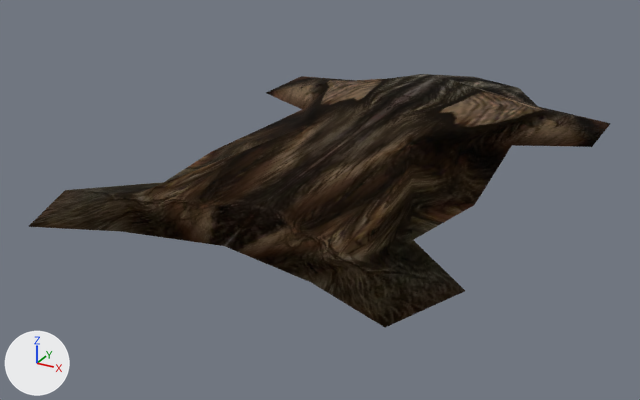
A saved change to the glTF model assets/models/ITAT_TROLLFUR.glb.
One viewpoint serves both versions: a 50 mm camera at (1.0, -2.112, 0.813) aimed at (-0.087, -0.134, -0.176). Every picture has the same lights, and +X, +Y and +Z are marked at lower left.
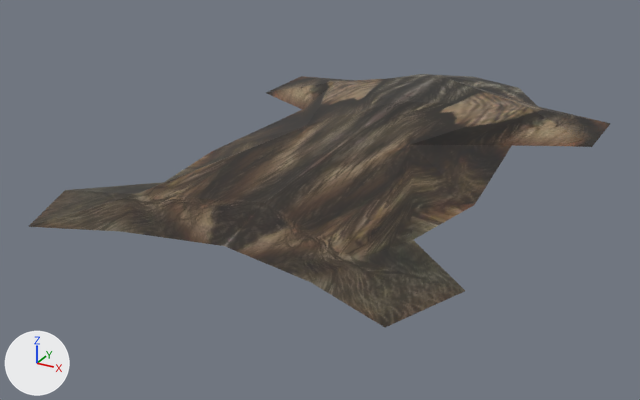
Location of each change, (x1, y1, x2, y2) in pixels of the pictures (640 x 400 px):
```json
{"object": "Mesh", "change": "surface changed, shading changed", "before": [28, 74, 611, 327], "after": [28, 74, 611, 327]}
{"part": 1, "of": "me_mesh", "change": "shading changed", "before": [140, 134, 285, 193], "after": [140, 134, 285, 193]}
{"part": 2, "of": "me_mesh", "change": "shading changed", "before": [531, 107, 607, 123], "after": [531, 107, 607, 123]}
```

Edits to the scene script, one JSON object a line:
```json
{"op": "add", "block": "img_tro_body_v0_1", "code": ["img_tro_body_v0_1 = load_image('Tro_Body_V0', '_unpacked/Tro_Body_V0', 512, 512, 'sRGB')"]}
{"op": "set", "path": "mat_tro_body_v0.metallic", "old": "1.0", "new": "0.0"}
{"op": "set", "path": "mat_tro_body_v0.roughness", "old": "1.0", "new": "0.5"}
{"op": "set", "path": "mat_tro_body_v0.texture", "old": "img_tro_body_v0", "new": "img_tro_body_v0_1"}
{"block": "me_mesh", "where": "me_mesh.from_pydata(...)  # 31 vertices, 58 faces; spans x -0.54..0.54, y -0.85..0.85, z -0.06..0.05"}
{"block": "me_mesh", "where": "# used by ob_mesh; location = (0.0, 0.0, 0.0)"}
{"block": "me_mesh", "change": "me_mesh part 1: the 1 face centred in x -0.26, y -0.41, z -0.01 is now shaded flat"}
{"block": "me_mesh", "change": "me_mesh part 2: the 1 face centred in x 0.39, y 0.52, z -0.03 is now shaded flat"}
```
